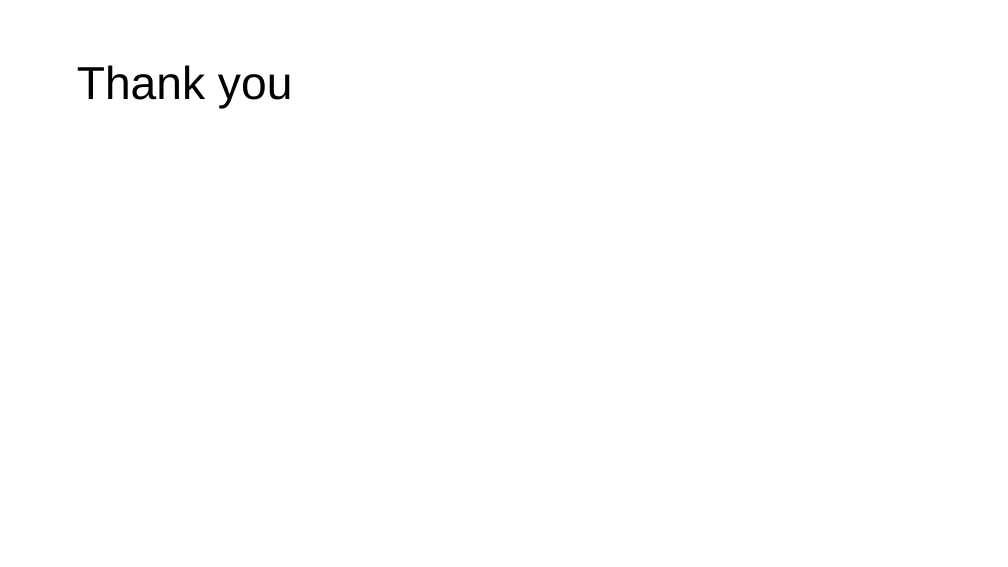
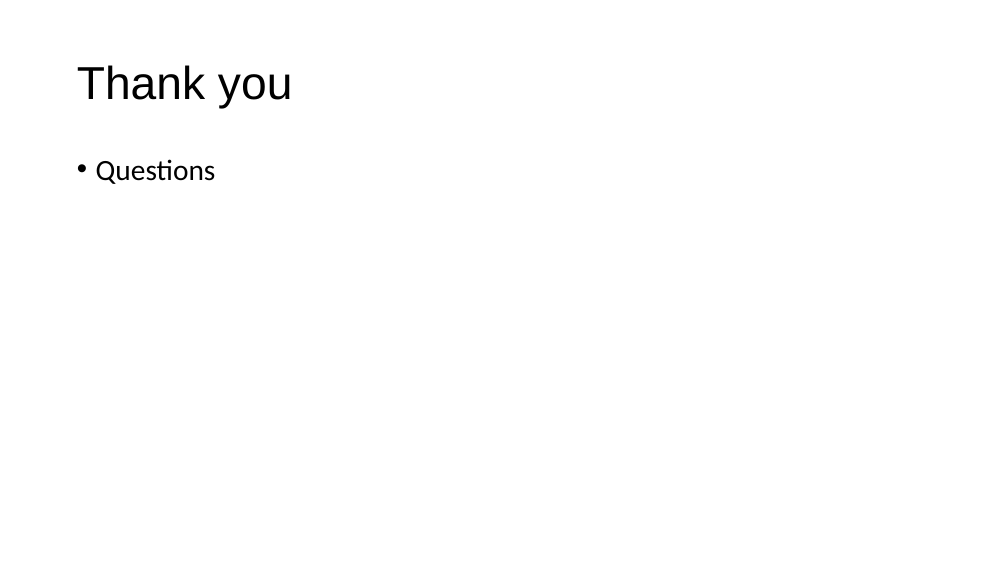
Before and after one commit to Burnetb8/Senior-Capstone, a slide deck: slide 8 of Documentation/Sprint 1 Pres.pptx. Drawn at 1008x567 pixels with LibreOffice and Linux fonts; fonts in the diff are those of the drawing. Boxes give left, top, right and bottom in pixels: in the first picture for what was removed or moved away, otherwise in the second. Text is boxed around its words. In the diff, an @@ line names an element or a change of style, - is before the commit and + after.

```diff
--- a/Documentation/Sprint 1 Pres.pptx
+++ b/Documentation/Sprint 1 Pres.pptx
@@ text added at [96, 159, 216, 184], 28 pt, text #000000 @@
+• Questions
```
Also in this commit, not shown: 3 other slides changed, 1 slide added, 1 slide removed.
